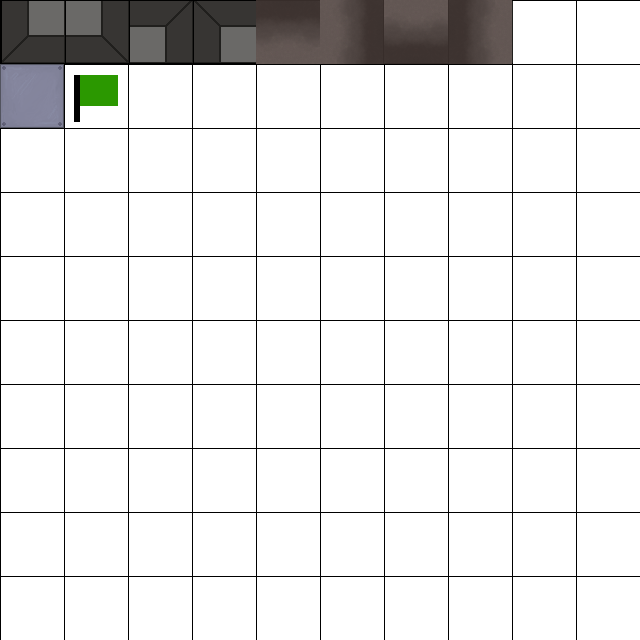
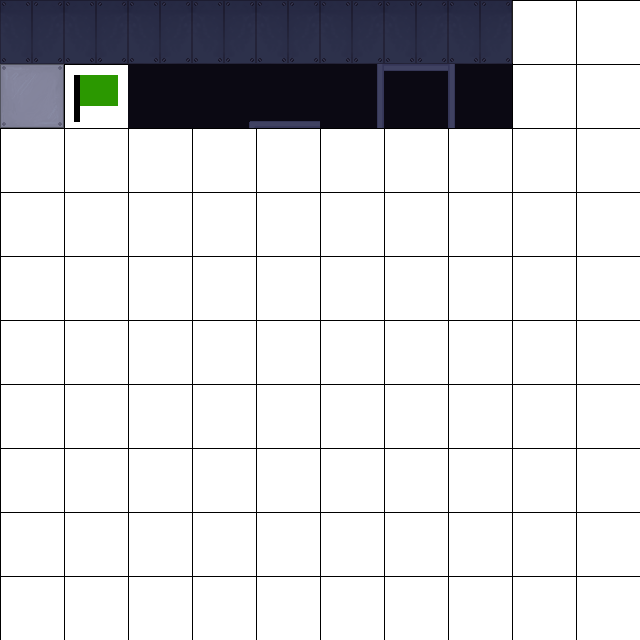
The second (640, 640) image is a revision of the first. Changes to its layers:
added layer "blackhz.png #1" above "blackvt.png copy" over [384, 64, 448, 128]
added layer "blackvt.png copy" above "blackvt.png" over [448, 64, 512, 128]
added layer "blackvt.png" above "blackhz.png" over [320, 64, 384, 128]
added layer "blackhz.png" above "blackcorner.png" over [256, 64, 320, 128]
added layer "blackcorner.png" above "black.png" over [192, 64, 256, 128]
added layer "black.png" above "wall.png copy #6" over [128, 64, 192, 128]
added layer "wall.png copy #6" above "wall.png copy #5" over [0, 0, 64, 64]
added layer "wall.png copy #5" above "wall.png copy #4" over [64, 0, 128, 64]
added layer "wall.png copy #4" above "wall.png copy #3" over [128, 0, 192, 64]
added layer "wall.png copy #3" above "wall.png copy #2" over [192, 0, 256, 64]
added layer "wall.png copy #2" above "wall.png copy #1" over [448, 0, 512, 64]
added layer "wall.png copy #1" above "wall.png copy" over [384, 0, 448, 64]
added layer "wall.png copy" above "wall.png" over [320, 0, 384, 64]
added layer "wall.png" above "59971796_846973128991017_2580919120308469760_n.png" over [256, 0, 320, 64]
